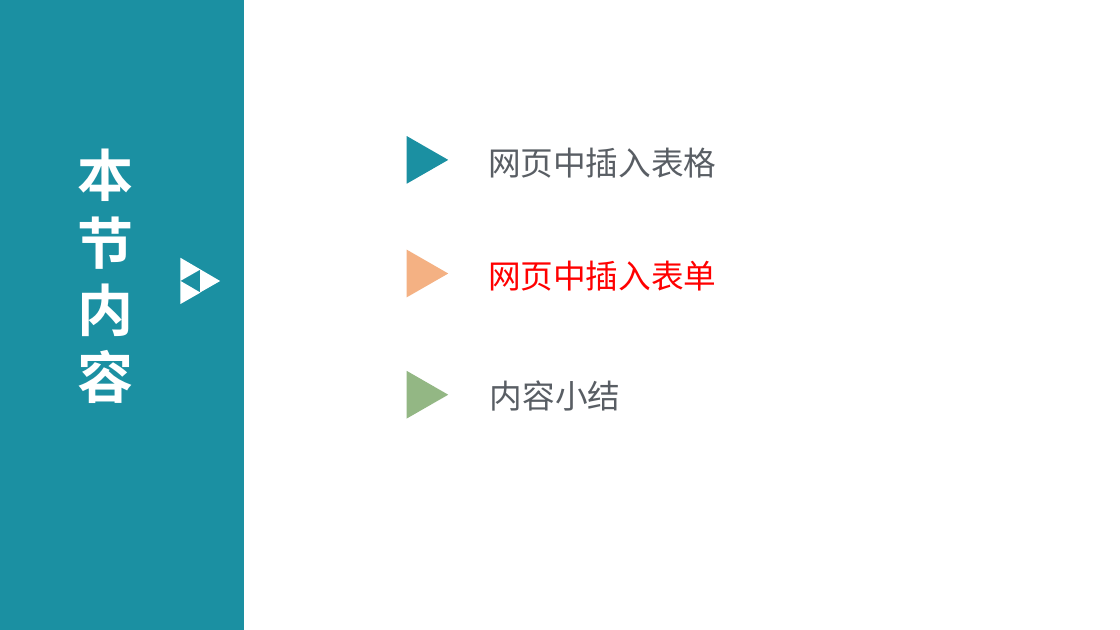
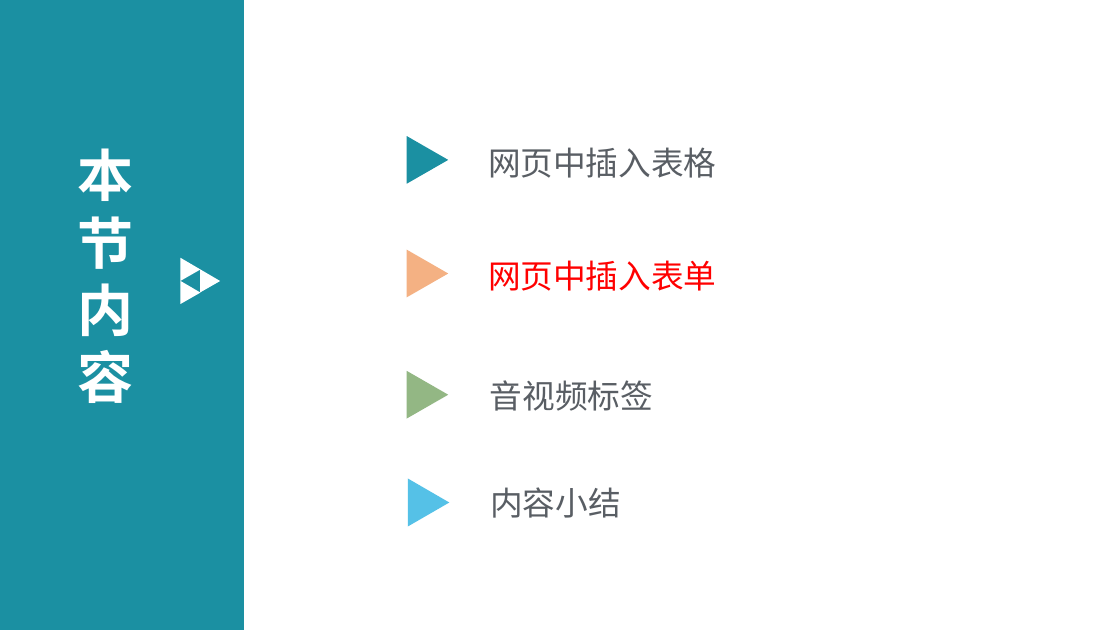
Before and after one commit to edu2act/course-web1, a slide deck: slide 17 of materials/slides/ch03-htmlBasic2.pptx. Drawn at 1120x630 pixels with LibreOffice and Linux fonts; fonts in the diff are those of the drawing; background and template pictures are left out. Boxes give left, top, right and bottom in pixels: in the first picture for what was removed or moved away, otherwise in the second. Text is boxed around its words. In the diff, an @@ line names an element or a change of style, - is before the commit and + after.

```diff
--- a/materials/slides/ch03-htmlBasic2.pptx
+++ b/materials/slides/ch03-htmlBasic2.pptx
@@ text at (490, 380, 653, 411): text changed @@
-内容小结
+音视频标签
@@ triangle added at (408, 479, 450, 527), fill #55C1E7 @@
@@ text added at (490, 487, 621, 518), 28 pt, text #595E64 @@
+内容小结
```
Also in this commit, not shown: 4 other slides changed, 8 slides added, 6 slides removed, 9 other files.
